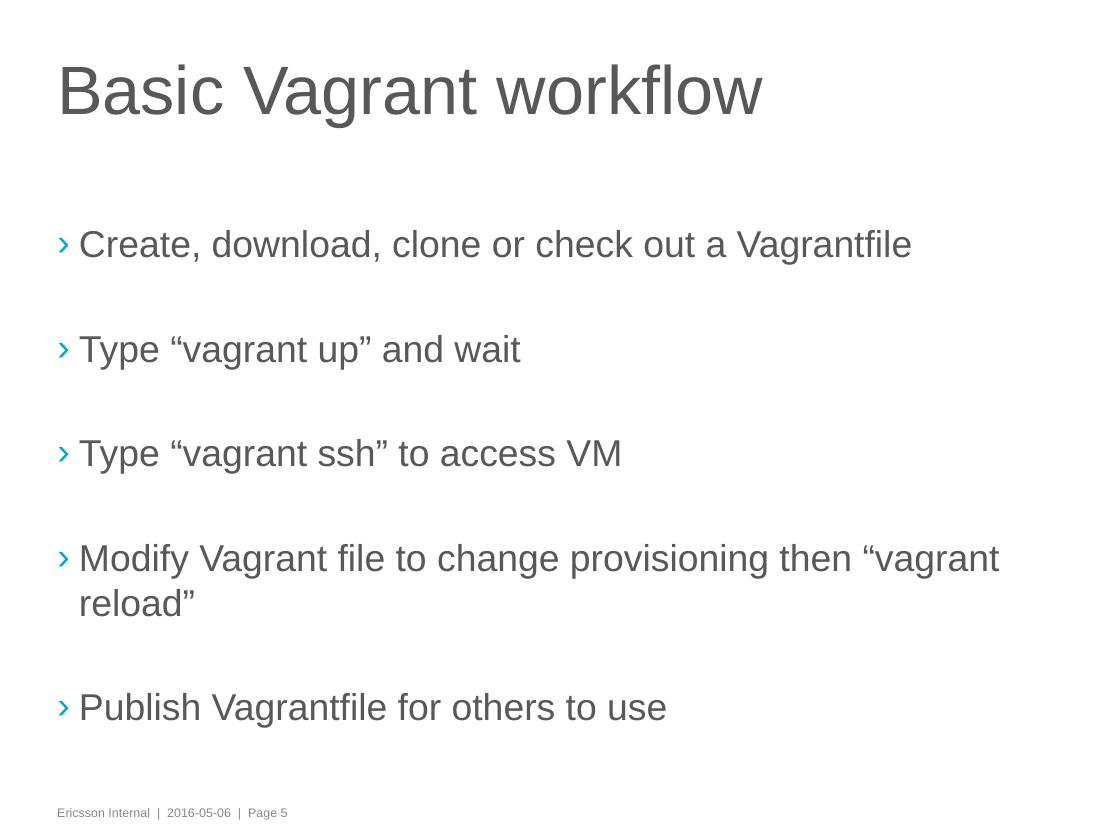
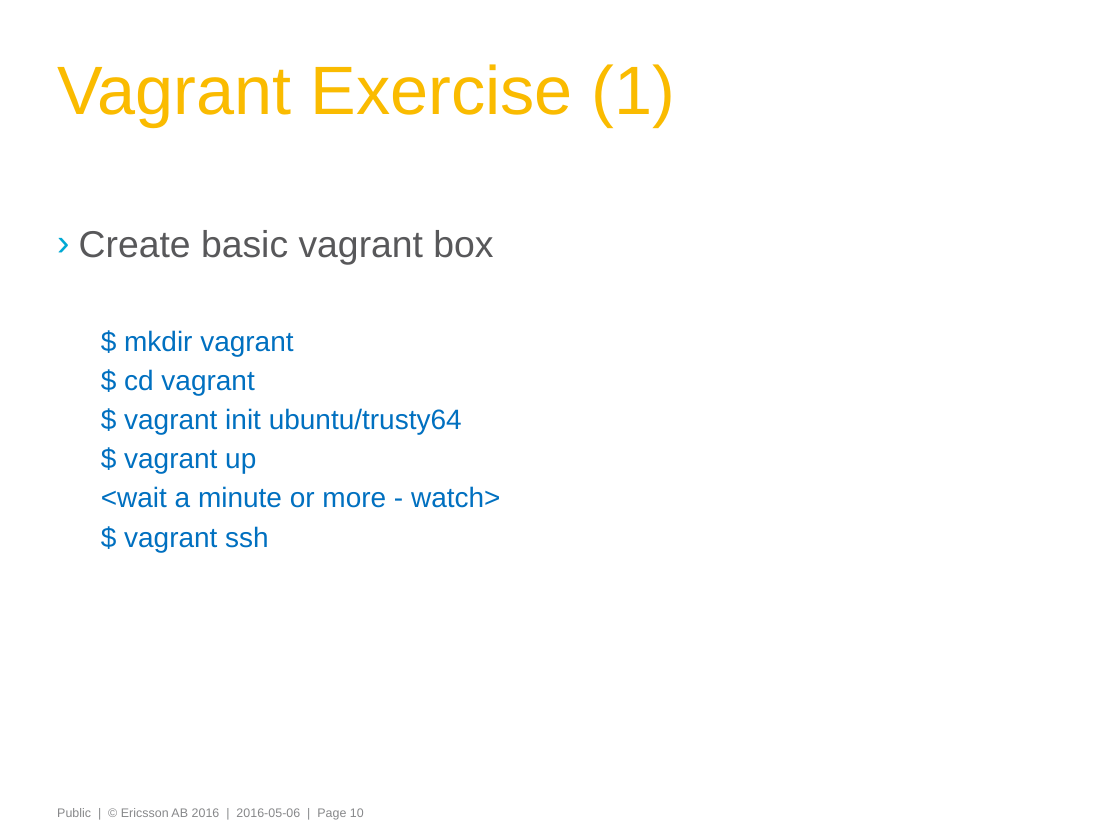
Before and after one commit to iamroddo/learnathon, a slide deck: slide 10 of Vagrant-Ansible-Git_Learnathon.pptx (slide 5 before the commit). Drawn at 1120x840 pixels with LibreOffice and Linux fonts; fonts in the diff are those of the drawing; background and template pictures are left out. Boxes give left, top, right and bottom in pixels: in the first picture for what was removed or moved away, otherwise in the second. Text is boxed around its words. In the diff, an @@ line names an element or a change of style, - is before the commit and + after.

```diff
--- a/Vagrant-Ansible-Git_Learnathon.pptx
+++ b/Vagrant-Ansible-Git_Learnathon.pptx
@@ title at (57,64,676,126): text changed; text colour #58585A to #FABB00 @@
-Basic Vagrant workflow
+Vagrant Exercise (1)
@@ text at (79,230,500,552): text changed; size 24 to 18 pt; text colour #58585A to #0070C0 @@
-› Create, download, clone or check out a Vagrantfile
-› Type “vagrant up” and wait
-› Type “vagrant ssh” to access VM
-› Modify Vagrant file to change provisioning then “vagrant reload”
-› Publish Vagrantfile for others to use
+› Create basic vagrant box
+  $ mkdir vagrant
+  $ cd vagrant
+  $ vagrant init ubuntu/trusty64
+  $ vagrant up
+  <wait a minute or more - watch>
+  $ vagrant ssh
@@ text at (57,808,364,820): text changed @@
-Ericsson Internal | 2016-05-06 | Page 5
+Public | © Ericsson AB 2016 | 2016-05-06 | Page 10
```
Also in this commit, not shown: 27 other slides changed, 5 slides added, 1 slide removed, 6 other files.
